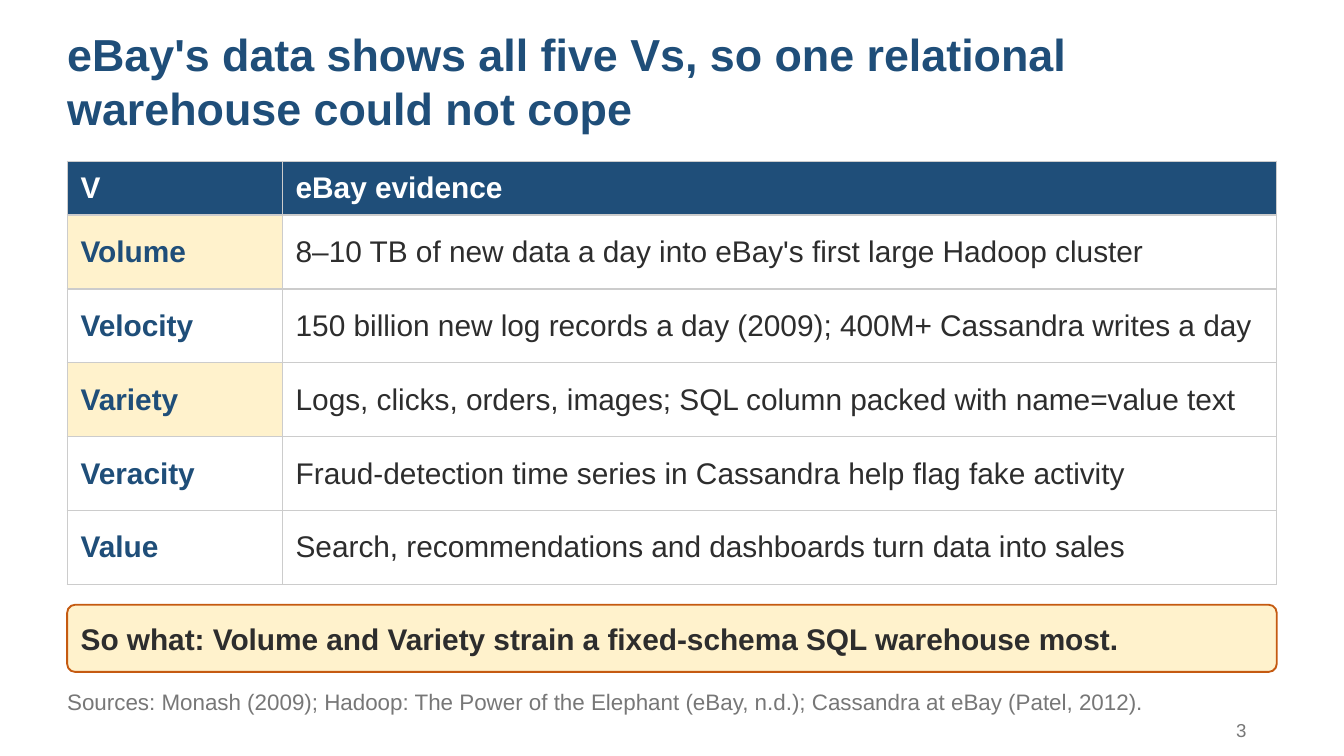
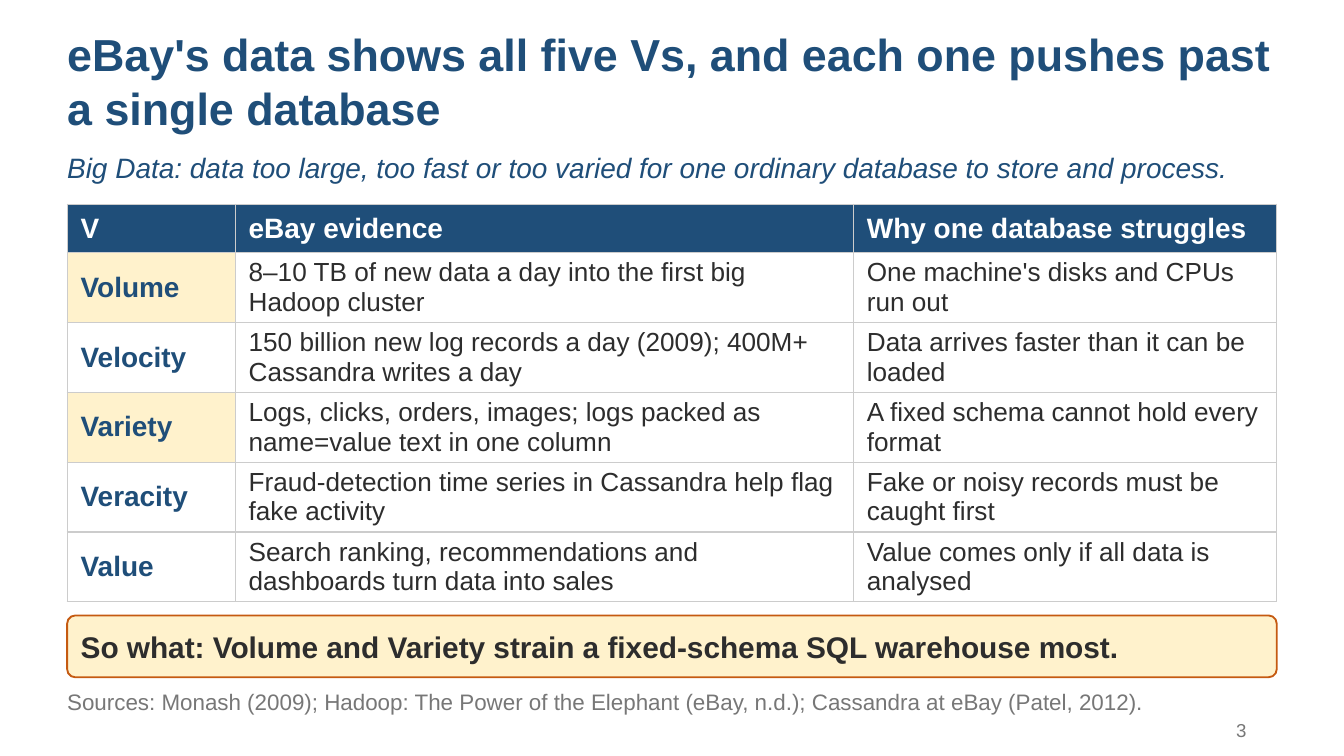
Before and after one commit to msk1039/ebay-bda, a slide deck: slide 3 of ebay-bigdata-fa1.pptx. Drawn at 1344x756 pixels with LibreOffice and Linux fonts; fonts in the diff are those of the drawing. Boxes give left, top, right and bottom in pixels: in the first picture for what was removed or moved away, otherwise in the second. Text is boxed around its words. In the diff, an @@ line names an element or a change of style, - is before the commit and + after.

```diff
--- a/ebay-bigdata-fa1.pptx
+++ b/ebay-bigdata-fa1.pptx
@@ title at box(67, 38, 1270, 134): text changed @@
-eBay's data shows all five Vs, so one relational warehouse could not cope
+eBay's data shows all five Vs, and each one pushes past a single database
@@ text added at box(67, 157, 1227, 183), 15 pt, text #1F4E79, italic @@
+Big Data: data too large, too fast or too varied for one ordinary database to store and process.
@@ table at box(67, 204, 1277, 600) @@
-column 2: eBay evidence | 8–10 TB of new data a day into eBay's first large Hadoop cluster | 150 billion new log records a day (2009); 400M+ Cassandra writes a day | Logs, clicks, orders, images; SQL column packed with name=value text | Fraud-detection time series in Cassandra help flag fake activity | Search, recommendations and dashboards turn data into sales
+column 2: eBay evidence | 8–10 TB of new data a day into the first big Hadoop cluster | 150 billion new log records a day (2009); 400M+ Cassandra writes a day | Logs, clicks, orders, images; logs packed as name=value text in one column | Fraud-detection time series in Cassandra help flag fake activity | Search ranking, recommendations and dashboards turn data into sales
+column 3: Why one database struggles | One machine's disks and CPUs run out | Data arrives faster than it can be loaded | A fixed schema cannot hold every format | Fake or noisy records must be caught first | Value comes only if all data is analysed
@@ table: place and size @@
-table at box(67, 161, 1277, 565)
+table at box(67, 204, 1277, 600)
@@ rounded rectangle "So what: Volume and Variety ...": place and size @@
-rounded rectangle "So what: Volume and Variety ..." at box(67, 605, 1277, 672)
+rounded rectangle "So what: Volume and Variety ..." at box(67, 616, 1277, 677)
@@ rounded rectangle "So what: Volume and Variety ..." at box(67, 616, 1277, 677): proportions changed @@
```
Also in this commit, not shown: 5 other slides changed, 9 slides added, 4 slides removed, 3 other files.
